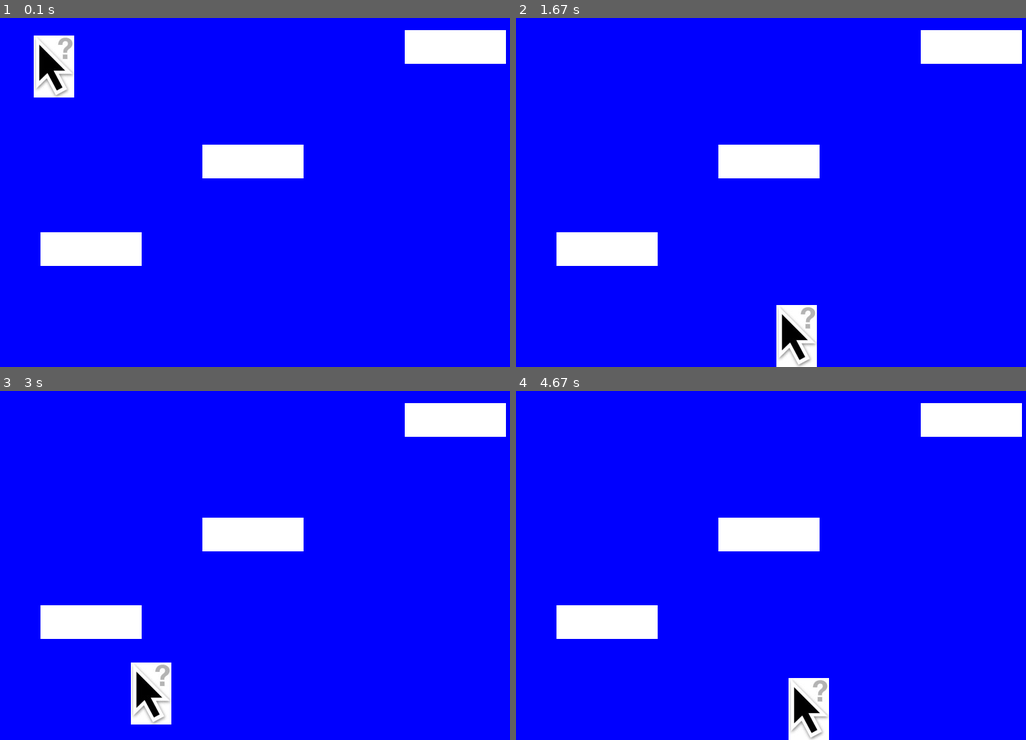
Above: before the commit, frames 1-4 (two rows, left to right).
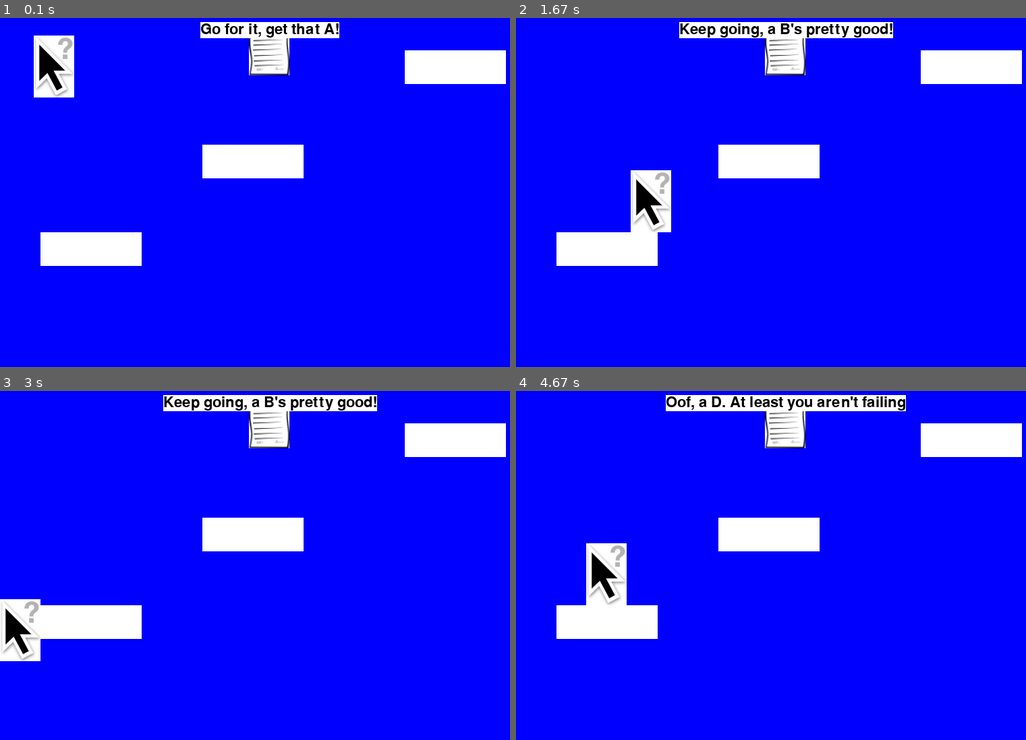
Above: after the commit, the same moments.

Repository: UCHMS19-20/final-project-print-a-thing
Game: pygame game, started from src/game.py
Same seed, same stepped clock (60 frames per second), same inputs: the game is played once before the commit and once after it.
Inputs:
- Up to frame 1 (0.1 s): no input
- Up to frame 2 (1.67 s): hold Right 0.33-0.8 s; hold Right 1.17-1.63 s
- Up to frame 3 (3 s): hold Left 1.67-2.2 s; hold Up from 2.67 s (still down)
- Up to frame 4 (4.67 s): release Up at 3.03 s; hold Right 3.07-3.7 s; hold Left 3.73-4.2 s; hold Right from 4.23 s (still down)

The runs differ from the first frame. In frame 1, 4.4% of the frame differs, in the area x 39-100%, y 1-19%; in frame 2, 7.9%; in frame 3, 7.9%; in frame 4, 8.1%, in the area x 13-100%, y 1-100%.

Commit message:
Code finished
The cod is functional, i have win and lose conditions and a win screen. I may add more features later but this works

Diff:
--- a/src/game.py
+++ b/src/game.py
@@ -1,5 +1,8 @@
 import pygame
-
+import sys
+import random
+pygame.init()
+pygame.font.init()
 # Global constants
 
 # Colors
@@ -13,11 +16,14 @@
 SCREEN_WIDTH = 800
 SCREEN_HEIGHT = 600
 
+Grade = 5
+font = pygame.font.Font("freesansbold.ttf", 22)
+Win = False
+Lose = False
 
 class Player(pygame.sprite.Sprite):
-    """ This class represents the bar at the bottom that the player
-        controls. """
-
+    """ This class represents mouse cursor that the player controls """
+    global Grade
     # -- Methods
     def __init__(self):
         """ Constructor function """
@@ -25,8 +31,7 @@
         # Call the parent's constructor
         super().__init__()
 
-        # Create an image of the block, and fill it with a color.
-        # This could also be an image loaded from the disk.
+        # Load image of the mouse
         self.image = pygame.image.load("src/mouse.jpg")
 
         # Set a referance to the image rect.
@@ -41,13 +46,18 @@
 
     def update(self):
         """ Move the player. """
-        # Gravity
+        # Globls needed for this bit
+        global font
+        global Grade
+        global Text
+        global Textrect
+        #need gravity for y movement
         self.calc_grav()
 
         # Move left/right
         self.rect.x += self.change_x
 
-        # See if we hit anything
+        # See if we hit any platforms
         block_hit_list = pygame.sprite.spritecollide(self, self.level.platform_list, False)
         for block in block_hit_list:
             # If we are moving right,
@@ -73,9 +83,30 @@
 
             # Stop our vertical movement
             self.change_y = 0
+        if Grade == 5:
+            Text = font.render("Go for it, get that A!", True, BLACK, WHITE)
+            Textrect = Text.get_rect()
+            Textrect.center = (400, 100)
+        elif Grade == 4:
+            Text = font.render("Keep going, a B's pretty good!", True, BLACK, WHITE)
+            Textrect = Text.get_rect()
+            Textrect.center = (400, 100)
+        elif Grade == 3:
+            Text = font.render("Hurry up! A C could be worse!", True, BLACK, WHITE)
+            Textrect = Text.get_rect()
+            Textrect.center = (400, 100)
+        elif Grade == 2:
+            Text = font.render("Oof, a D. At least you aren't failing", True, BLACK, WHITE)
+            Textrect = Text.get_rect()
+            Textrect.center = (400, 100)
+        elif Grade == 1:
+            Text = font.render("Hurry up! Hurry up! You may have an F but it's better than a 0!", True, BLACK, WHITE)
+            Textrect = Text.get_rect()
+            Textrect.center = (400, 100)
 
     def calc_grav(self):
         """ Calculate effect of gravity. """
+        global Grade
         if self.change_y == 0:
             self.change_y = 1
         else:
@@ -85,6 +116,11 @@
         if self.rect.y >= SCREEN_HEIGHT - self.rect.height and self.change_y >= 0:
             self.change_y = 0
             self.rect.y = SCREEN_HEIGHT - self.rect.height
+            Grade -= 1
+            print(Grade)
+            self.rect.y = 300
+            self.rect.x = 50
+
 
     def jump(self):
         """ Called when user hits 'jump' button. """
@@ -128,6 +164,18 @@
 
         self.rect = self.image.get_rect()
 
+class Paper(pygame.sprite.Sprite):
+    """ Paper that is the objective """
+
+    def __init__(self, x, y):
+        """ Constructor. Needs location for different layouts """
+        super().__init__()
+
+        self.image = pygame.image.load("src/paper.jpeg")
+
+        self.rect = self.image.get_rect()
+        self.rect.x = x
+        self.rect.y = y
 
 class Level(object):
     """ This is a generic super-class used to define a level.
@@ -135,8 +183,7 @@
         info. """
 
     def __init__(self, player):
-        """ Constructor. Pass in a handle to player. Needed for when moving platforms
-            collide with the player. """
+        """ Constructor. Pass in a handle to player. """
         self.platform_list = pygame.sprite.Group()
         self.enemy_list = pygame.sprite.Group()
         self.player = player
@@ -148,7 +195,6 @@
     def update(self):
         """ Update everything in this level."""
         self.platform_list.update()
-        self.enemy_list.update()
 
     def draw(self, screen):
         """ Draw everything on this level. """
@@ -158,7 +204,6 @@
 
         # Draw all the sprite lists that we have
         self.platform_list.draw(screen)
-        self.enemy_list.draw(screen)
 
 
 # Create platforms for the level
@@ -174,7 +219,7 @@
         # Array with width, height, x, and y of platform
         level = [[150, 50, 300, 270],
                  [150, 50, 60, 400],
-                 [150, 50, 600, 100],
+                 [150, 50, 600, 130],
                  ]
 
         # Go through the array above and add platforms
@@ -189,7 +234,8 @@
 def main():
     """ Main Program """
     pygame.init()
-
+    global Win
+    global Lose
     # Set the height and width of the screen
     size = [SCREEN_WIDTH, SCREEN_HEIGHT]
     screen = pygame.display.set_mode(size)
@@ -198,6 +244,7 @@
 
     # Create the player
     player = Player()
+    papel = Paper(random.randint(200, 500), 90)
 
     # Create all the levels
     level_list = []
@@ -239,36 +286,53 @@
                     player.stop()
                 if event.key == pygame.K_RIGHT and player.change_x > 0:
                     player.stop()
-
+            fin = pygame.sprite.collide_rect(papel, player)
+            if fin > 0:
+                Win = True
         # Update the player.
+        print(Grade)
         active_sprite_list.update()
 
-        # Update items in the level
+        # Update platforms in the level
         current_level.update()
 
-        # If the player gets near the right side, shift the world left (-x)
+        # If the player gets near the right side, stop them
         if player.rect.right > SCREEN_WIDTH:
             player.rect.right = SCREEN_WIDTH
 
-        # If the player gets near the left side, shift the world right (+x)
+        # If the player gets near the left side, stop them
         if player.rect.left < 0:
             player.rect.left = 0
 
-        # ALL CODE TO DRAW SHOULD GO BELOW THIS COMMENT
+        # draw all the objects on screen
         current_level.draw(screen)
         active_sprite_list.draw(screen)
-
-        # ALL CODE TO DRAW SHOULD GO ABOVE THIS COMMENT
+        screen.blit(papel.image, (papel.rect.x, papel.rect.y))
+        screen.blit(Text, Textrect)
+
+        if Grade == 0:
+            Lose = True
+
 
         # Limit to 60 frames per second
         clock.tick(60)
 
-        # Go ahead and update the screen with what we've drawn.
+        # update screen
         pygame.display.flip()
 
-    # Be IDLE friendly. If you forget this line, the program will 'hang'
-    # on exit.
-    pygame.quit()
+        if Win == True:
+            done = True
+        if Lose == True:
+            done = True
+
+    while Win == True:
+        for event in pygame.event.get():
+            if event.type == pygame.QUIT:
+                sys.exit
+        screen.fill(WHITE)
+        pic = pygame.image.load("src/Success.jpg")
+        screen.blit(pic, (0, 50))
+        pygame.display.flip()
 
 if __name__ == "__main__":
     main()
Binary file added: src/Success.jpg
